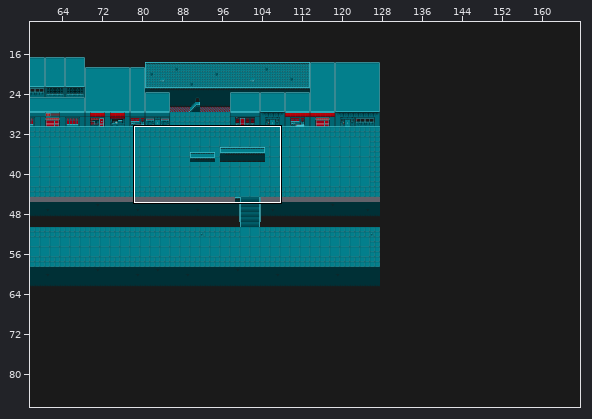
Level history. Tiled map (JSON): assets/maps/test_tiled_map.json. Above, an overview of the earlier version with the close-up marked.
Close-up. Before the commit:
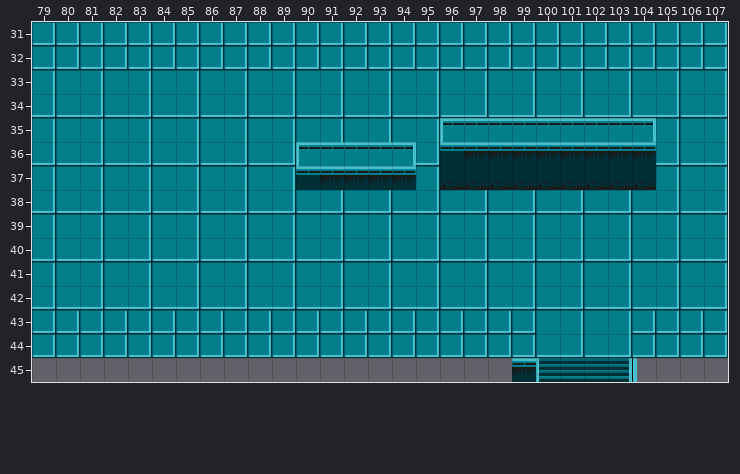
Cells are 16x16 px. Shown: x 79..107, y 31..45. Not drawn, because the pictures are missing: unchanged layers "barriers_1", "decals".
Now the later version:
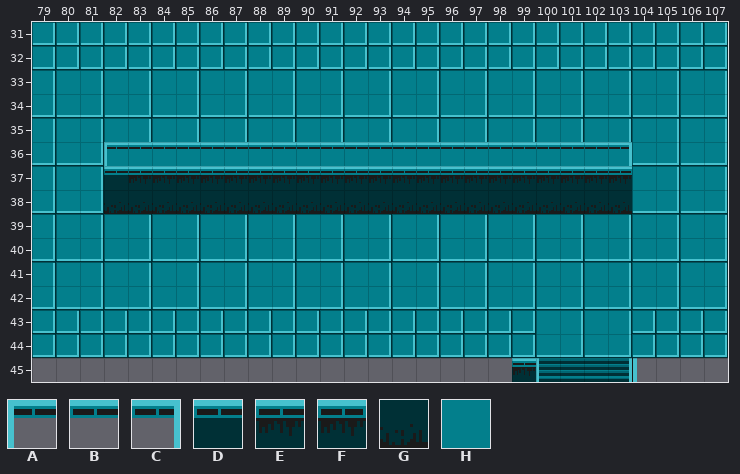
Key: from "neo_zero_tiles": A 40, B 41, C 42, D 80, E 81, F 82, G 120, H 180.
_ is an empty cell, . an unchanged one.
The exact change:
--- layer "ground_2"
@@ x 82..104 @@
-35 ..............HHHHHHHHH
-36 ________....._________.
+35 .............._________
+36 HHHHHHHH.....HHHHHHHHH.
--- layer "barriers_2"
@@ x 90..94 @@
-36 A...C
-37 D....
+36 _..._
+37 _....
--- layer "solids_2"
@@ x 82..104 @@
-35 ..............ABBBBBBBC
-36 _________...__DEEEEEEEF
-37 _________...._GGGGGGGGG
-38 ______________________.
+35 .............._________
+36 ABBBBBBBB...BBBBBBBBBC_
+37 DEEEEEEEE....EEEEEEEEF_
+38 GGGGGGGGGGGGGGGGGGGGGG.
Pixel boxes of the changes (left, top, right, bottom) in both close-ups:
changed: (104, 118, 656, 214)
